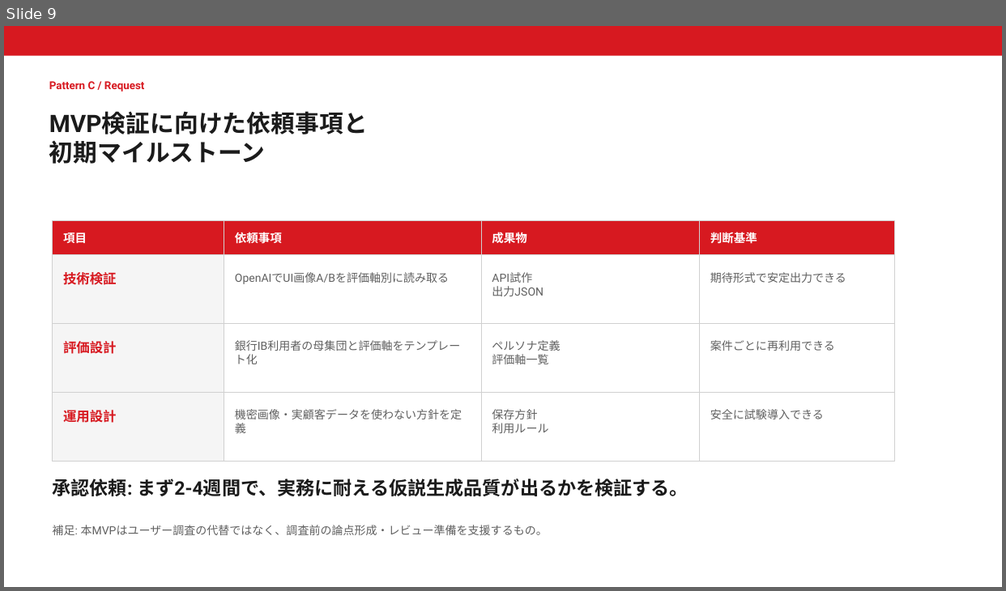
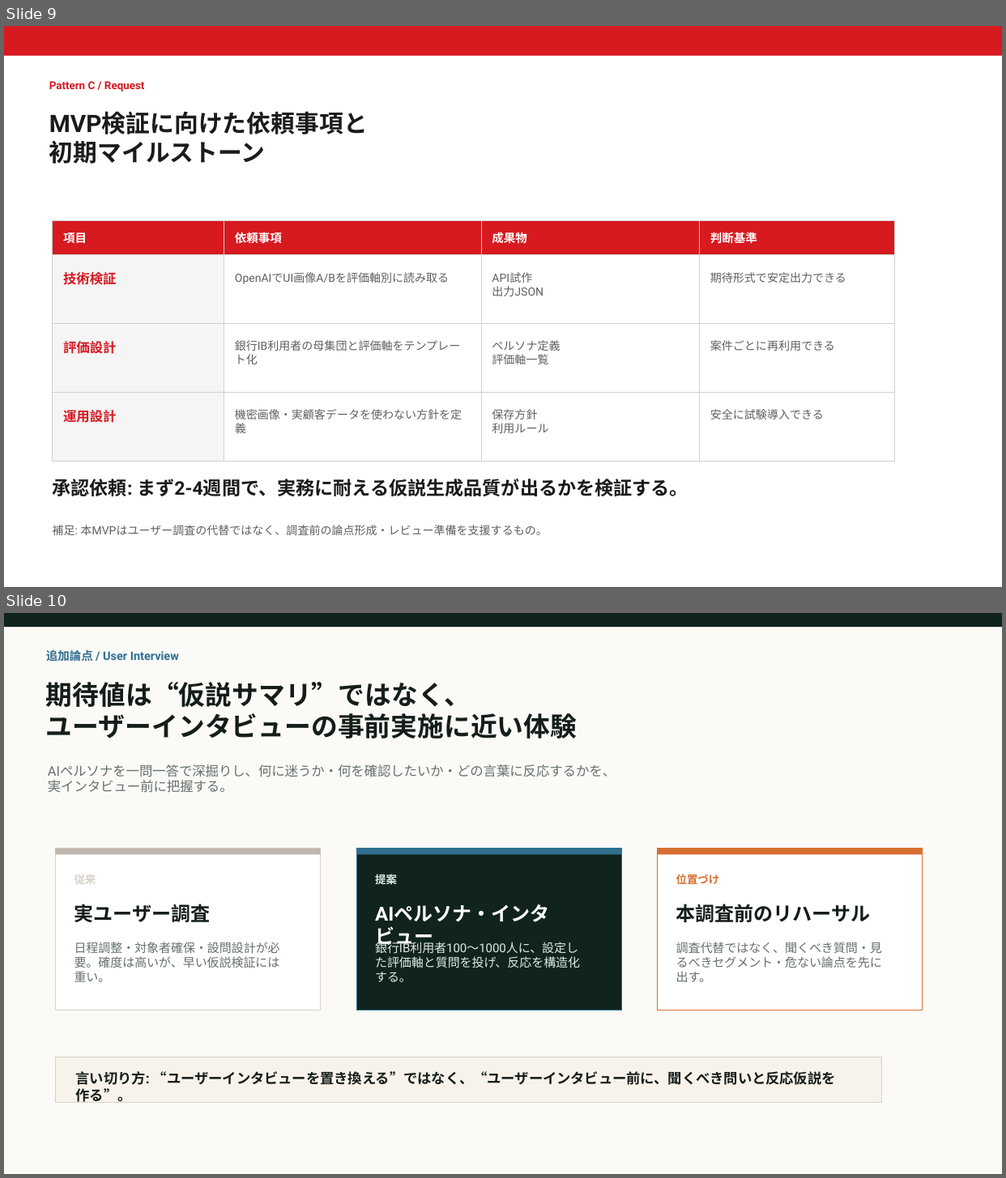
Before and after one commit to inoueyousuke0501-git/ai-persona-ux-review, a slide deck: proposal/ai-persona-ux-review-proposal-3patterns.pptx. Shown one above the other, each under a label of ours: slide 9 before the commit, slides 9 and 10 after it. The pictures are 1006x591 and 1006x1178 pixels, drawn with LibreOffice and Linux fonts; fonts in the diff are those of the drawing. Boxes give left, top, right and bottom in pixels: in the first picture for what was removed or moved away, otherwise in the second. Text is boxed around its words. In the diff, an @@ line names an element or a change of style, - is before the commit and + after.

Commit message:
Add interview positioning slides

```diff
--- a/proposal/ai-persona-ux-review-proposal-3patterns.pptx
+++ b/proposal/ai-persona-ux-review-proposal-3patterns.pptx
@@ slide 10 added at [4, 613, 1002, 1174], background #FFFFFF @@
@@ rectangle added at [4, 613, 1002, 1174], fill #FBFAF7 @@
@@ rectangle added at [4, 613, 1002, 628], fill #10231E @@
@@ text added at [46, 649, 179, 661], 11.2 pt, text #2F6F8F, bold @@
+追加論点 / User Interview
@@ text added at [46, 682, 577, 739], 25.5 pt, text #151D1A, bold @@
+期待値は“仮説サマリ”ではなく、
+ユーザーインタビューの事前実施に近い体験
@@ text added at [48, 764, 616, 792], 12.8 pt, text #66716B @@
+AIペルソナを一問一答で深掘りし、何に迷うか・何を確認したいか・どの言葉に反応するかを、実インタビュー前に把握する。
@@ rectangle added at [56, 849, 321, 1012], fill #FFFFFF, outline #D8D2C8 0.75 pt @@
@@ rectangle added at [56, 849, 321, 855], fill #BDB7AE @@
@@ rectangle added at [356, 849, 621, 1012], fill #10231E, outline #2F6F8F 0.75 pt @@
@@ rectangle added at [356, 849, 621, 855], fill #2F6F8F @@
@@ rectangle added at [658, 849, 923, 1012], fill #FFFFFF, outline #D96F32 0.75 pt @@
@@ rectangle added at [658, 849, 923, 855], fill #D96F32 @@
@@ text added at [74, 875, 96, 884], 10.5 pt, text #D8D2C8, bold @@
+従来
@@ text added at [375, 872, 397, 887], 10.5 pt, text #DCEBE7, bold @@
+提案
@@ text added at [676, 874, 720, 884], 10.5 pt, text #D96F32, bold @@
+位置づけ
@@ text added at [74, 904, 211, 922], 18.8 pt, text #151D1A, bold @@
+実ユーザー調査
@@ text added at [676, 904, 871, 922], 18.8 pt, text #151D1A, bold @@
+本調査前のリハーサル
@@ text added at [375, 905, 549, 949], 18.8 pt, text #FFFFFF, bold @@
+AIペルソナ・インタビュー
@@ text added at [74, 942, 280, 982], 11.6 pt, text #66716B @@
+日程調整・対象者確保・設問設計が必要。確度は高いが、早い仮説検証には重い。
@@ text added at [375, 940, 580, 982], 11.6 pt, text #DCEBE7 @@
+銀行IB利用者100〜1000人に、設定した評価軸と質問を投げ、反応を構造化する。
@@ text added at [676, 942, 882, 982], 11.6 pt, text #66716B @@
+調査代替ではなく、聞くべき質問・見るべきセグメント・危ない論点を先に出す。
@@ rectangle added at [56, 1058, 882, 1102], fill #F7F3EA, outline #D8D2C8 0.75 pt @@
@@ text added at [76, 1071, 836, 1085], 13.5 pt, text #151D1A, bold @@
+言い切り方: “ユーザーインタビューを置き換える”ではなく、“ユーザーインタビュー前に、聞くべき問いと反応仮説を作る”。
```
Also in this commit, not shown: 1 other slide added.
